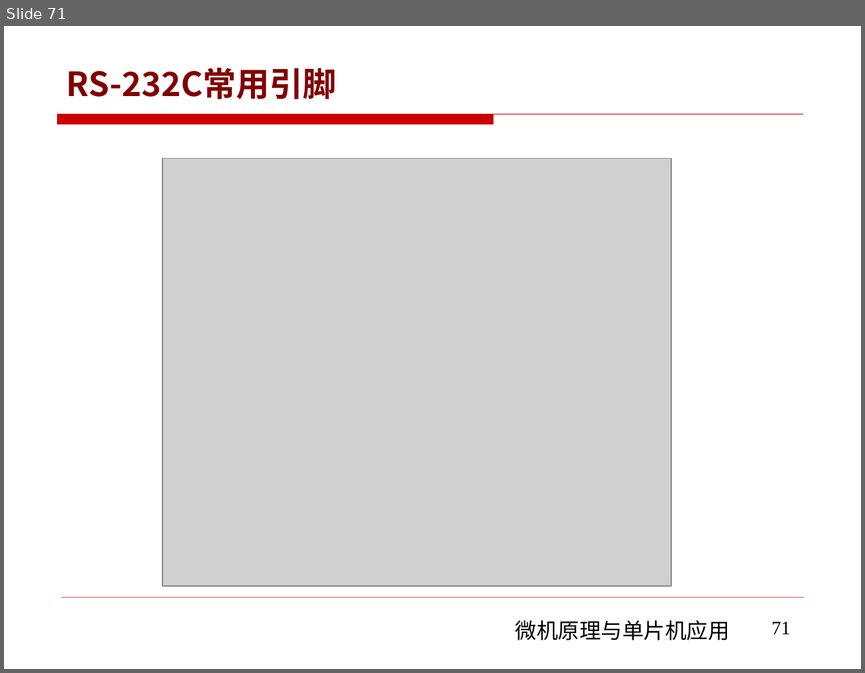
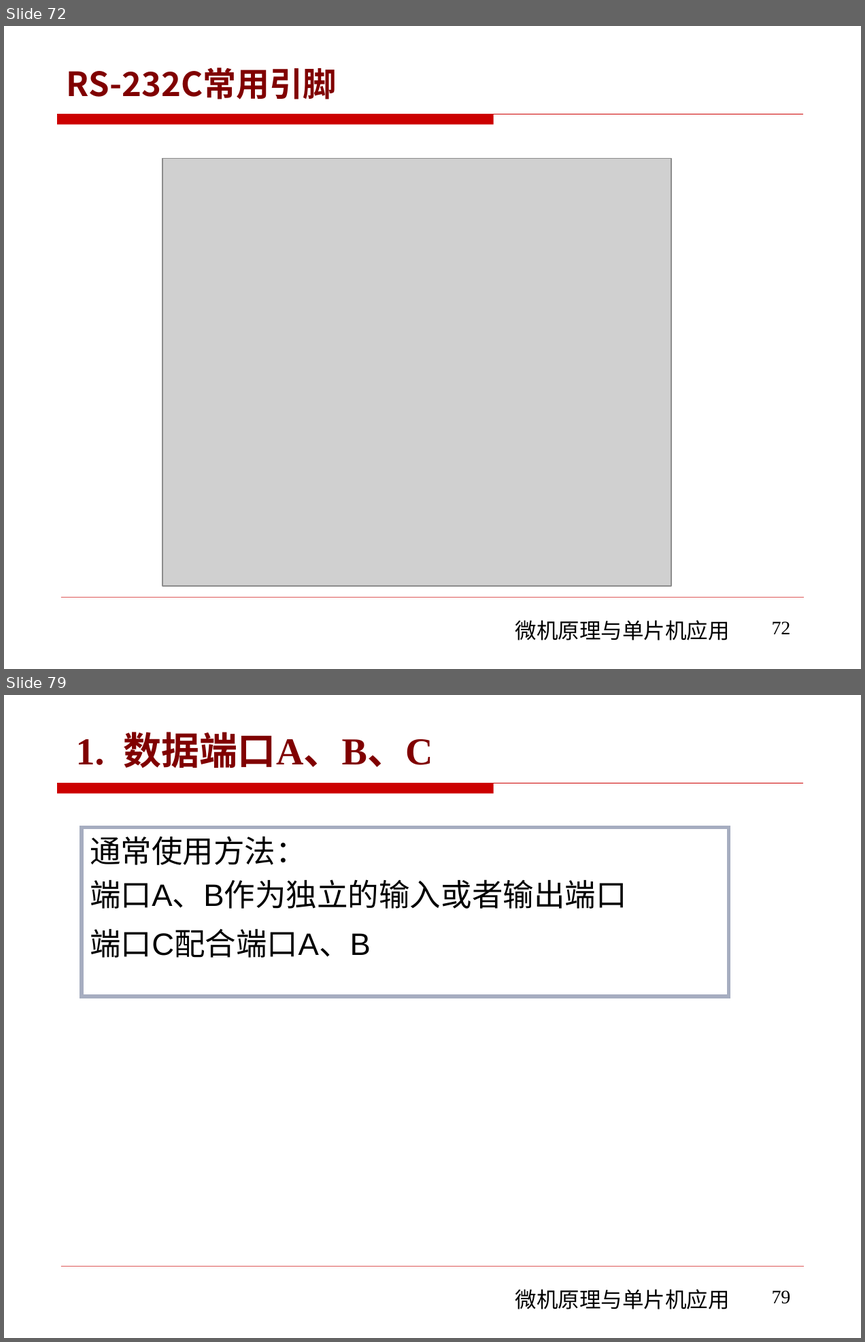
Before and after one commit to rshouc/Microcomputer, a slide deck: PPT/The Principle of Microcomputer/第六章 微机原理（串并行通信和接口技术) .pptx. Shown one above the other, each under a label of ours: slide 71 before the commit, slides 72 and 79 after it; the slides between them are not shown. The pictures are 865x673 and 865x1342 pixels, drawn with LibreOffice and Linux fonts; fonts in the diff are those of the drawing; grey boxes stand for pictures; background and template pictures are left out. Boxes give left, top, right and bottom in pixels: in the first picture for what was removed or moved away, otherwise in the second. Text is boxed around its words. In the diff, an @@ line names an element or a change of style, - is before the commit and + after.

```diff
--- a/PPT/The Principle of Microcomputer/第六章 微机原理（串并行通信和接口技术) .pptx
+++ b/PPT/The Principle of Microcomputer/第六章 微机原理（串并行通信和接口技术) .pptx
@@ slide 79 added at (x1=4, y1=695, x2=861, y2=1338), background #FFFFFF; not listed: 3 template elements that a slide beside it also shows @@
@@ title added at (x1=76, y1=732, x2=433, y2=768), 32 pt, text #800000, bold @@
+1. 数据端口A、B、C
@@ rectangle added at (x1=81, y1=828, x2=728, y2=997), outline #A6ADC0 3 pt, 26 pt, text #000000 @@
+通常使用方法：
+端口A、B作为独立的输入或者输出端口
+端口C配合端口A、B
@@ page number added at (x1=772, y1=1290, x2=791, y2=1304), 16 pt, text #000000 @@
+79
@@ what was slide 71 is now slide 72 @@
@@ page number at (x1=772, y1=621, x2=791, y2=634): text changed @@
-71
+72
```
Also in this commit, not shown: 2 slides changed, 72 other slides added, 1 slide removed.
